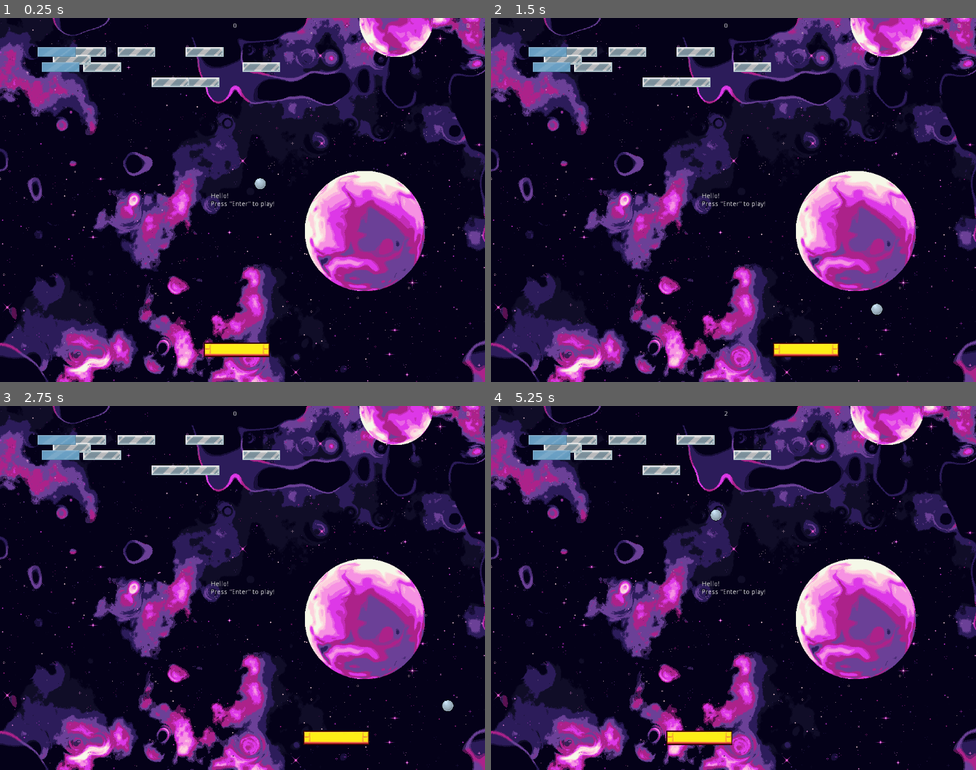
Above: before the commit, frames 1-4 (two rows, left to right).
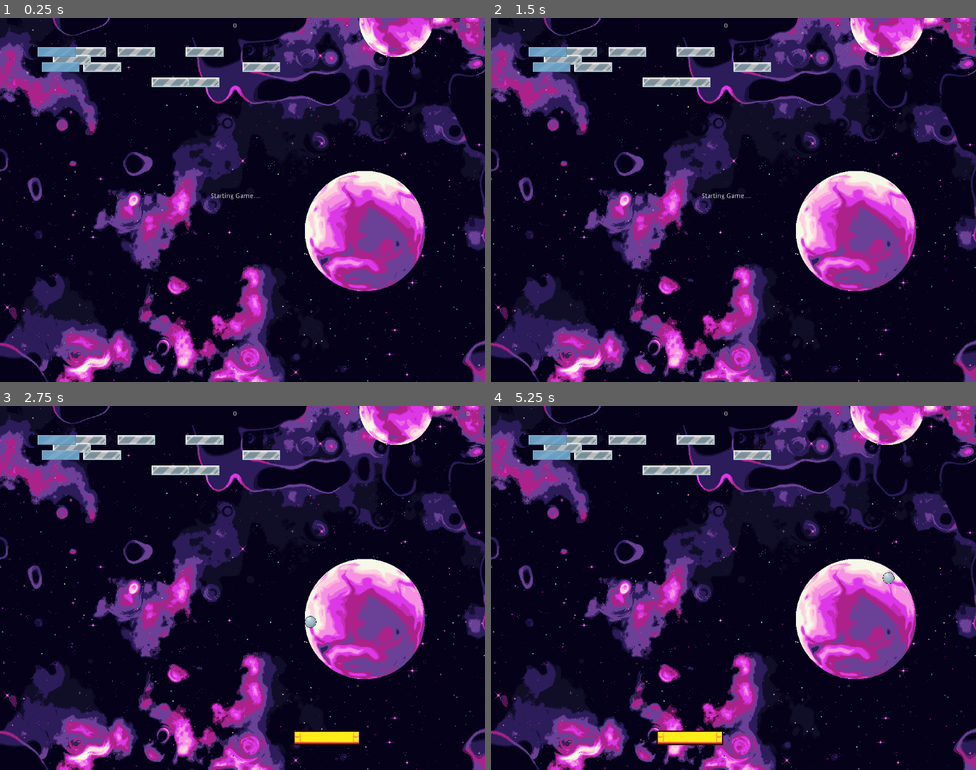
Above: after the commit, the same moments.

Repository: cristiadu/breakot
Game: Godot game, scene res://Main.tscn
Same seed, same stepped clock (60 frames per second), same inputs: the game is played once before the commit and once after it.
Inputs:
- Up to frame 1 (0.25 s): no input
- Up to frame 2 (1.5 s): tap Enter at 0.5, 1.25 s; hold Right (ui_right) 0.53-1.28 s; hold Left (ui_left) from 1.28 s (still down)
- Up to frame 3 (2.75 s): tap Enter at 2 s; release Left (ui_left) at 2.03 s; hold Right (ui_right) from 2.03 s (still down)
- Up to frame 4 (5.25 s): tap Enter at 2.75, 3.5, 4.25 s; release Right (ui_right) at 3.53 s; hold Left (ui_left) from 3.53 s (still down)

The runs differ from the first frame. In frame 1, 0.7% of the frame differs, in the area x 42-57%, y 44-94%; in frame 2, 0.7%; in frame 3, 0.4%; in frame 4, 0.6%.

Commit message:
Adding level switch and win game conditions

Diff:
--- a/Ball.gd
+++ b/Ball.gd
@@ -1,16 +1,29 @@
 extends RigidBody2D
 
 export var speed = 300.0
+var reset_ball = false
+var initial_pos
 
 func _ready():
 	self.connect("body_entered", self, "check_block_collision")
 	hide()
 
 
-func start(pos):
-	position = pos
-	apply_impulse(Vector2(), Vector2(1, 1).normalized() * speed)
-	show()
+func _integrate_forces(state):
+	if reset_ball:
+		# Cannot change positions of RigidBody2D directly
+		# it has to be through this method or through applied physical forces.
+		state.sleeping = true
+		state.transform = Transform2D(0, initial_pos)
+		reset_ball = false
+		apply_impulse(Vector2(), Vector2(1, 1).normalized() * speed)
+		show()
+		state.sleeping = false
+
+
+func reset(pos):
+	initial_pos = pos
+	reset_ball = true
 
 
 func check_block_collision(body):
--- a/HUD.gd
+++ b/HUD.gd
@@ -2,9 +2,68 @@
 
 var current_points = 0
 var highscore = 0
+var new_highscore = false
+var initial_text = "Press ENTER to start."
+
+var save = File.new()
+var save_file = "user://game.save"
+
+
+func _ready():
+	self.connect("tree_exiting", self, "_on_HUD_destroy")
+	if not save.file_exists(save_file):
+		save_highscore()
+	else:
+		load_highscore()
+
+	$InfoMessage.text = initial_text
+
+
+func _on_HUD_destroy():
+	if new_highscore:
+		save_highscore()
+
+
+func reset():
+	current_points = 0
+	$InfoMessage.hide()
+
+	var blocks = get_tree().get_nodes_in_group("block")
+	for block in blocks:
+		block.connect("hit", self, "increase_score", [block.points])
+
+
+func show_message(message):
+	$InfoMessage.text = message
+	$InfoMessage.show()
+	yield(get_tree().create_timer(10), "timeout")
+	$InfoMessage.hide()
 
 
 func increase_score(points):
 	current_points += points
 	$CurrentScore.text = str(current_points)
-	print(current_points)
+
+	if highscore < current_points:
+		set_highscore(current_points)
+
+
+func set_highscore(score):
+	highscore = score
+	new_highscore = true
+	$Highscore.text = str(highscore)
+
+
+func load_highscore():
+	save.open(save_file, File.READ)
+	var save_data = save.get_var()
+	print(save_data)
+	save.close()
+	set_highscore(save_data["highscore"])
+
+
+func save_highscore():
+	save.open(save_file, File.WRITE)
+	var save_data = { "highscore": highscore }
+	save.store_var(save_data)
+	save.close()
--- a/Main.gd
+++ b/Main.gd
@@ -1,20 +1,52 @@
 extends Node2D
 
+signal game_over
+signal game_won
+
+export var total_levels = 2
+var current_level_number = 1
+var current_level = null
+var active_blocks_count
+
+
 func _ready():
-	start_level(1)
+	$StartGameTimer.connect("timeout", self, "run_game")
+	start_level(current_level_number)
+
+
+func run_game():
+	$Ball.reset(current_level.get_node("StartingBallPosition").position)
+	$Paddle.reset(current_level.get_node("StartingPaddlePosition").position)
+	$HUD.reset()
 
 
 func start_level(level_number):
 	# Load new level scene dinamically
-	$CurrentLevel.queue_free()
-	var level_to_load = load("res://levels/Level" + str(level_number) + ".tscn")
-	var current_level = level_to_load.instance()
-	current_level.set_name("CurrentLevel")
-	add_child(current_level)
+	if current_level != null:
+		current_level.queue_free()
 
-	$Ball.start($CurrentLevel/StartingBallPosition.position)
-	$Paddle.start($CurrentLevel/StartingPaddlePosition.position)
+	var level_name = "Level" + str(level_number)
+	var level_to_load = load("res://levels/" + level_name + ".tscn")
+	current_level = level_to_load.instance()
+	current_level.set_name(level_name)
+	add_child_below_node($CollisionWalls, current_level)
 
 	var blocks = get_tree().get_nodes_in_group("block")
+	active_blocks_count = blocks.size()
 	for block in blocks:
-		block.connect("hit", $HUD, "increase_score", [block.points])
+		block.connect("hit", self, "check_level_win")
+
+	$HUD.show_message("Starting Game...")
+	$StartGameTimer.start()
+
+
+func check_level_win():
+	active_blocks_count-=1
+	if active_blocks_count == 0:
+		if current_level_number < total_levels:
+			$HUD.show_message("You Won This Level! Loading next one...")
+			current_level_number += 1
+			yield(get_tree().create_timer(10), "timeout")
+			start_level(current_level_number)
+		else:
+			$HUD.show_message("You Won The Game! :D :D :D")
--- a/Main.tscn
+++ b/Main.tscn
@@ -1,6 +1,5 @@
-[gd_scene load_steps=11 format=2]
+[gd_scene load_steps=10 format=2]
 
-[ext_resource path="res://levels/BaseLevel.tscn" type="PackedScene" id=1]
 [ext_resource path="res://Main.gd" type="Script" id=2]
 [ext_resource path="res://HUD.tscn" type="PackedScene" id=3]
 [ext_resource path="res://HUD.gd" type="Script" id=4]
@@ -24,8 +23,6 @@
 [node name="Main" type="Node2D"]
 script = ExtResource( 2 )
 
-[node name="CurrentLevel" parent="." instance=ExtResource( 1 )]
-
 [node name="CollisionWalls" type="Node2D" parent="."]
 
 [node name="LeftWall" type="StaticBody2D" parent="CollisionWalls"]
@@ -48,9 +45,15 @@
 [node name="CollisionShape2D" type="CollisionShape2D" parent="CollisionWalls/BottomWall"]
 shape = SubResource( 4 )
 
+[node name="Paddle" parent="." instance=ExtResource( 5 )]
+
 [node name="Ball" parent="." instance=ExtResource( 6 )]
-
-[node name="Paddle" parent="." instance=ExtResource( 5 )]
+mode = 0
+can_sleep = false
 
 [node name="HUD" parent="." instance=ExtResource( 3 )]
 script = ExtResource( 4 )
+
+[node name="StartGameTimer" type="Timer" parent="."]
+wait_time = 2.0
+one_shot = true
--- a/Paddle.gd
+++ b/Paddle.gd
@@ -21,6 +21,6 @@
 	position.x = clamp(position.x + horizontal_movement, screen_limit_left, screen_limit_right)
 
 
-func start(pos):
+func reset(pos):
 	position = pos
 	show()
--- a/blocks/Block.gd
+++ b/blocks/Block.gd
@@ -7,6 +7,7 @@
 
 func _ready():
 	self.connect("hit", self, "on_Block_hit")
+	add_to_group("block")
 	# apply color here
 
 
